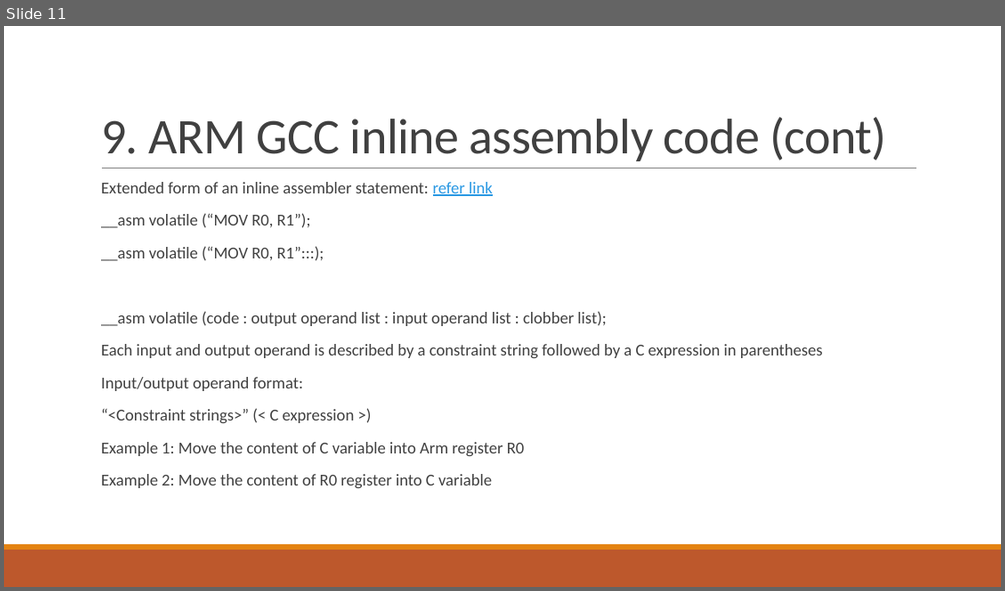
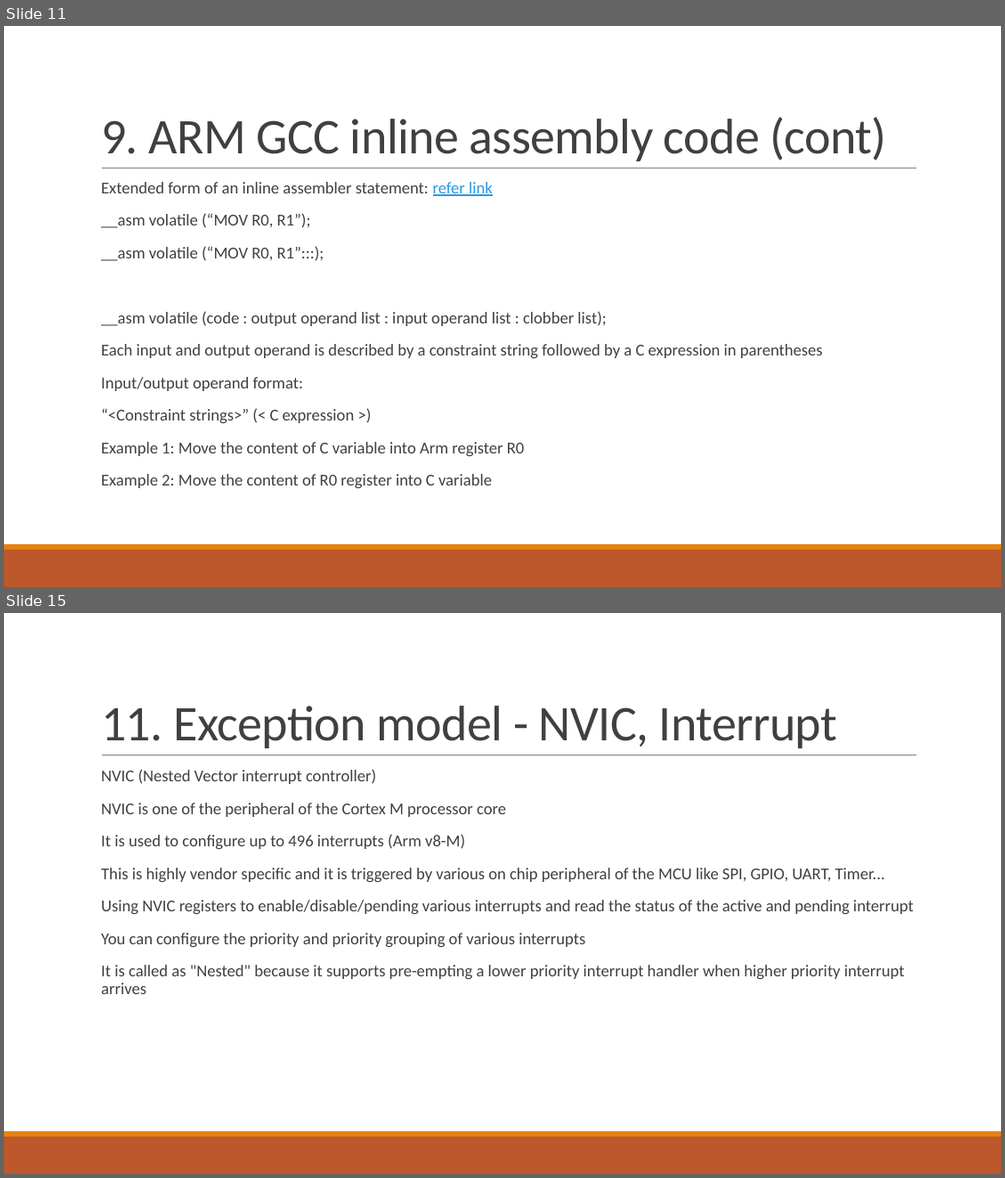
Before and after one commit to trungpowersystem/Musca-B1_bare_metal, a slide deck: Documents/Cortex M33.pptx. Shown one above the other, each under a label of ours: slide 11 before the commit, slides 11 and 15 after it; the slides between them are not shown. The pictures are 1005x591 and 1005x1178 pixels, drawn with LibreOffice and Linux fonts; fonts in the diff are those of the drawing. Boxes give left, top, right and bottom in pixels: in the first picture for what was removed or moved away, otherwise in the second. Text is boxed around its words. In the diff, an @@ line names an element or a change of style, - is before the commit and + after.

```diff
--- a/Documents/Cortex M33.pptx
+++ b/Documents/Cortex M33.pptx
@@ slide 15 added at (4, 613, 1001, 1174), background #FFFFFF; not listed: 3 template elements that a slide beside it also shows @@
@@ title added at (101, 706, 838, 748), 48 pt, text #404040 @@
+11. Exception model - NVIC, Interrupt
@@ text added at (101, 769, 914, 994), 16 pt, text #404040 @@
+  NVIC (Nested Vector interrupt controller)
+  NVIC is one of the peripheral of the Cortex M processor core
+  It is used to configure up to 496 interrupts (Arm v8-M)
+  This is highly vendor specific and it is triggered by various on chip peripheral of the MCU like SPI, GPIO, UART, Timer...
+  Using NVIC registers to enable/disable/pending various interrupts and read the status of the active and pending interrupt
+  You can configure the priority and priority grouping of various interrupts
+  It is called as "Nested" because it supports pre-empting a lower priority interrupt handler when higher priority interrupt arrives
```
Also in this commit, not shown: 4 other slides added, 6 other files.
